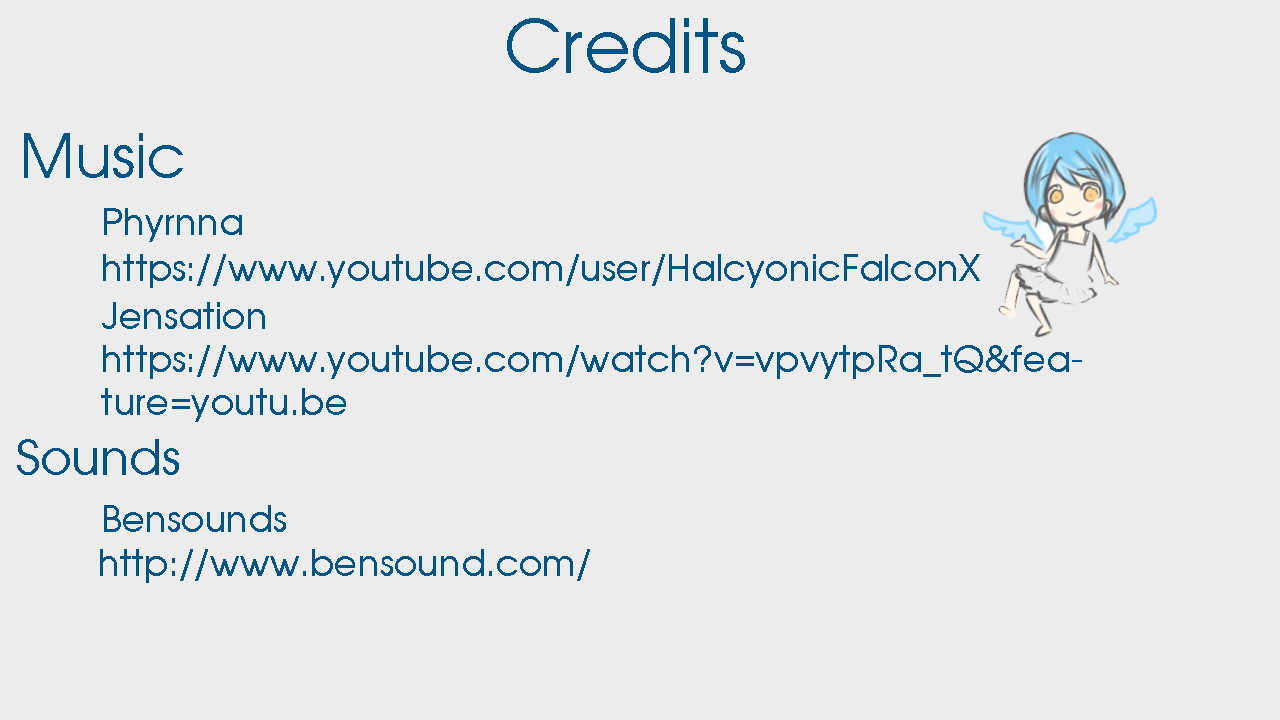
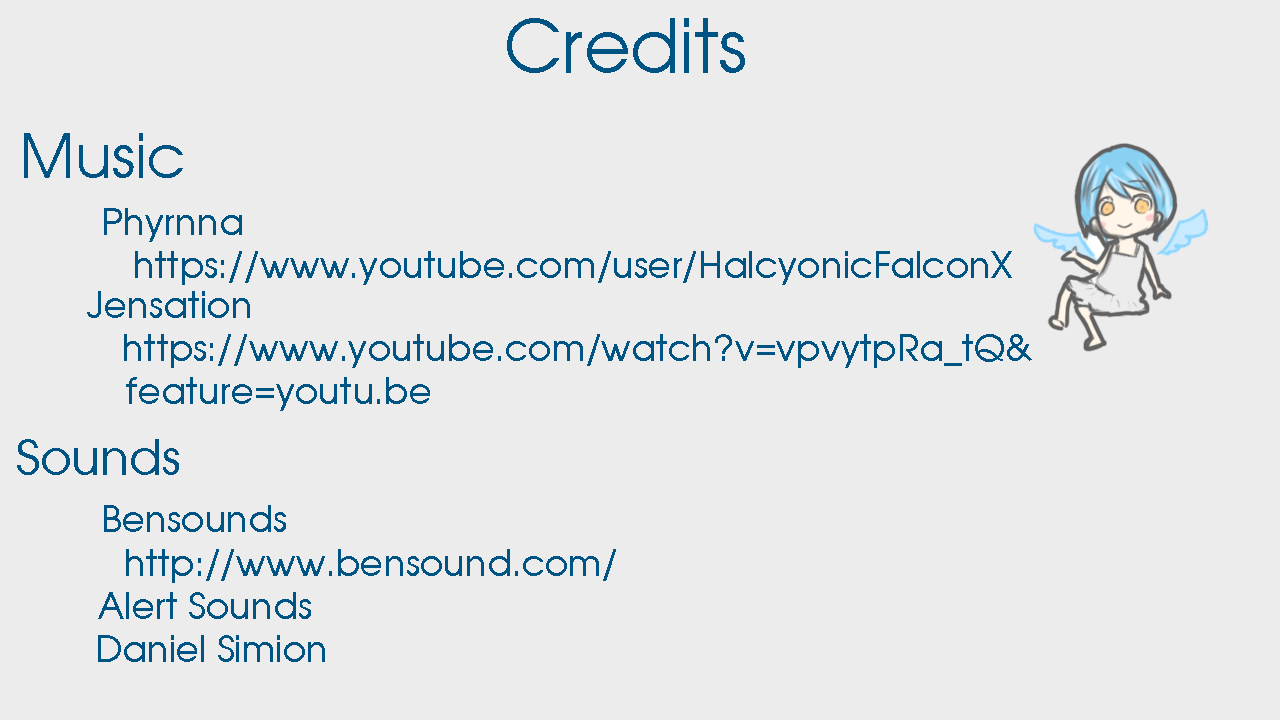
Layers edited between the first and the second 1280px x 720px image:
renamed "Jensation https://www.youtube.com/watch?v=vpvytpRa_tQ&feature=y" to "Jensation https://www.youtube.com/watch?v=vpvytpRa_tQ& fea", painted on it over [87, 291, 1082, 422]
painted on "Layer 4" over [981, 131, 1209, 352]
painted on "https://www.youtube.com/user/HalcyonicFalconX" over [103, 251, 1012, 288]
renamed "Sounds Bensounds http://www.bensound.com/" to "Sounds Bensounds http://www.bensound.com/ Alert Sound", painted on it over [98, 549, 616, 662]
